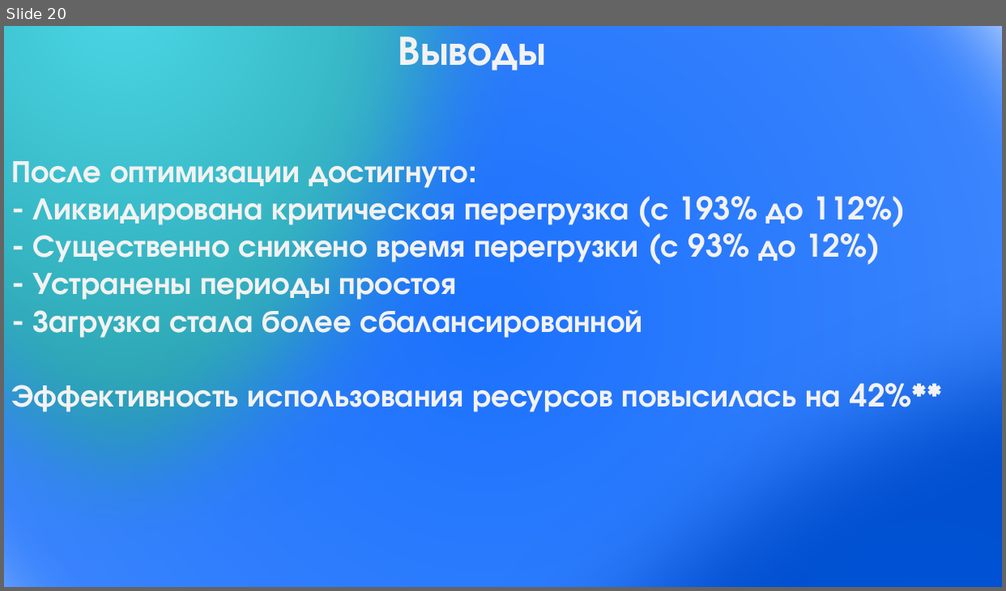
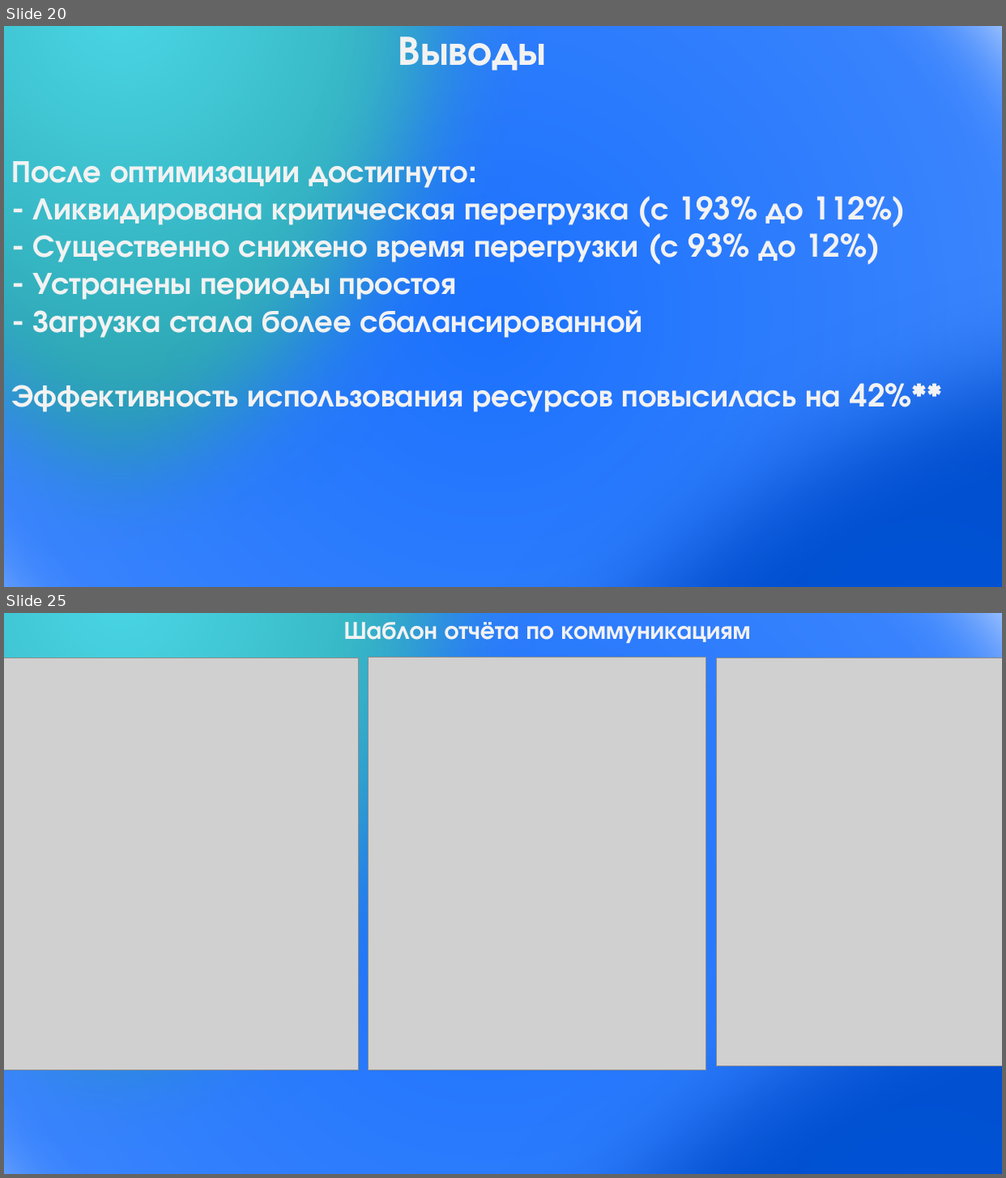
Before and after one commit to HozainFermi/upp, a slide deck: Презентация1.pptx. Shown one above the other, each under a label of ours: slide 20 before the commit, slides 20 and 25 after it; the slides between them are not shown. The pictures are 1006x591 and 1006x1178 pixels, drawn with LibreOffice and Linux fonts; fonts in the diff are those of the drawing; grey boxes stand for pictures. Boxes give left, top, right and bottom in pixels: in the first picture for what was removed or moved away, otherwise in the second. Text is boxed around its words. In the diff, an @@ line names an element or a change of style, - is before the commit and + after.

```diff
--- a/Презентация1.pptx
+++ b/Презентация1.pptx
@@ slide 25 added at (4,613,1002,1174), background #FFFFFF @@
@@ ellipse added at (4,613,1002,1174), fill gradient #002D76 to #1B71FD to #72A7FE, outline #43739E 1 pt @@
@@ ellipse added at (4,613,550,1174), fill gradient #4AD6E5 to #137C87, outline #43739E 1 pt @@
@@ text added at (344,622,751,643), 24 pt, text #F2F2F2, bold @@
+Шаблон отчёта по коммуникациям
@@ picture added at (4,658,359,1071) @@
@@ ellipse added at (245,657,1002,1174), fill gradient #156EFF to #0153D9 to #0046B8, outline #43739E 1 pt @@
@@ picture added at (368,658,706,1071) @@
@@ picture added at (717,658,1002,1066) @@
```
Also in this commit, not shown: 13 other slides added, 2 other files.
